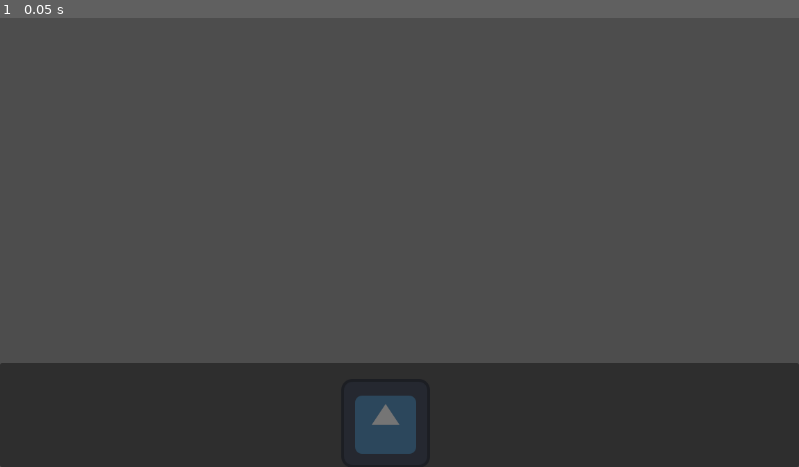
Above: before the commit, frame 1.
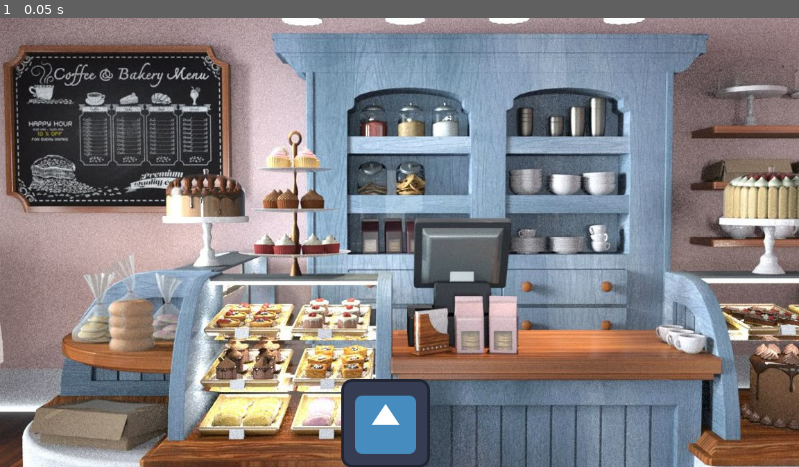
Above: after the commit, the same moment.

Repository: tipaniathebread/the-spirit-sip
Game: Godot game, scene res://main.tscn
Same seed, same stepped clock (60 frames per second), same inputs: the game is played once before the commit and once after it. Before the commit the project has no main scene; this scene is started directly in both runs. The engine's default icon, where the game draws it, is replaced by a stand-in: a white triangle on a blue panel in a dark square.
Inputs:
- Up to frame 1 (0.05 s): no input

The runs differ from the first frame. In frame 1, 93% of the frame differs, in the area x 0-100%, y 0-100%.

Commit message:
dialogue panel added
work on text and name box

Diff:
--- a/the-spirit-sip/dialogue_ui.tscn
+++ b/the-spirit-sip/dialogue_ui.tscn
@@ -1,24 +1,38 @@
 [gd_scene format=3 uid="uid://b6jx56mpui54m"]
+
+[ext_resource type="Texture2D" uid="uid://cfjsoiu6nxfih" path="res://assets/Custom Border and Panels Menu All Part/Border All 11.png" id="1_njptv"]
+
+[sub_resource type="Theme" id="Theme_njptv"]
+
+[sub_resource type="StyleBoxTexture" id="StyleBoxTexture_2x5cq"]
+content_margin_left = 14.0
+content_margin_top = 14.0
+content_margin_right = 14.0
+content_margin_bottom = 14.0
+texture = ExtResource("1_njptv")
+texture_margin_left = 20.0
+texture_margin_top = 20.0
+texture_margin_right = 22.0
+texture_margin_bottom = 24.0
+region_rect = Rect2(320.01956, 63.67882, 63.99655, 65.06952)
 
 [node name="dialogueUI" type="Control" unique_id=556354126]
 layout_mode = 3
 anchors_preset = 15
 anchor_right = 1.0
 anchor_bottom = 1.0
+offset_left = -3.0
+offset_top = 1.0
+offset_right = -3.0
+offset_bottom = 1.0
 grow_horizontal = 2
 grow_vertical = 2
 
-[node name="dialoguebox" type="PanelContainer" parent="." unique_id=1081854655]
-custom_minimum_size = Vector2(0, 150)
-layout_mode = 1
-anchors_preset = 12
-anchor_top = 1.0
-anchor_right = 1.0
-anchor_bottom = 1.0
-grow_horizontal = 2
-grow_vertical = 0
-
-[node name="PanelContainer" type="PanelContainer" parent="." unique_id=608634030]
+[node name="Panel" type="Panel" parent="." unique_id=1988785397]
 layout_mode = 0
-offset_right = 40.0
-offset_bottom = 40.0
+offset_left = 422.0
+offset_top = 420.0
+offset_right = 731.0
+offset_bottom = 578.0
+theme = SubResource("Theme_njptv")
+theme_override_styles/panel = SubResource("StyleBoxTexture_2x5cq")
--- a/the-spirit-sip/main.tscn
+++ b/the-spirit-sip/main.tscn
@@ -1,9 +1,21 @@
 [gd_scene format=3 uid="uid://vhm46b7os4pa"]
 
-[ext_resource type="Texture2D" path="res://cafebackground_2.jpg" id="1_0xm2m"]
+[ext_resource type="Texture2D" uid="uid://dd4bapl0g1xk" path="res://assets/cafebackground_2.jpg" id="1_0xm2m"]
+[ext_resource type="PackedScene" uid="uid://b6jx56mpui54m" path="res://dialogue_ui.tscn" id="1_h2yge"]
 [ext_resource type="PackedScene" uid="uid://cnhidrhlcdg2" path="res://character.tscn" id="2_0xm2m"]
 
 [node name="main" type="Node2D" unique_id=33786229]
+
+[node name="dialogueUI" parent="." unique_id=556354126 instance=ExtResource("1_h2yge")]
+anchors_preset = 0
+anchor_right = 0.0
+anchor_bottom = 0.0
+offset_left = -12.0
+offset_top = 74.0
+offset_right = -12.0
+offset_bottom = 74.0
+grow_horizontal = 1
+grow_vertical = 1
 
 [node name="CanvasLayer" type="CanvasLayer" parent="." unique_id=561248974]
 
@@ -32,12 +44,3 @@
 
 [node name="Character" parent="CanvasLayer2/Control" unique_id=1927939258 instance=ExtResource("2_0xm2m")]
 position = Vector2(0, -23)
-
-[node name="dialoguebox" type="PanelContainer" parent="CanvasLayer2" unique_id=642940111]
-custom_minimum_size = Vector2(0, 150)
-anchors_preset = 12
-anchor_top = 1.0
-anchor_right = 1.0
-anchor_bottom = 1.0
-grow_horizontal = 2
-grow_vertical = 0
--- a/the-spirit-sip/project.godot
+++ b/the-spirit-sip/project.godot
@@ -11,6 +11,7 @@
 [application]
 
 config/name="The Spirit Sip"
+run/main_scene="uid://b6jx56mpui54m"
 config/features=PackedStringArray("4.6", "GL Compatibility")
 config/icon="res://icon.svg"
 
Binary file added: the-spirit-sip/assets/Custom Border and Panels Menu All Part/Border All 1.png
Not shown, added: the-spirit-sip/assets/Custom Border and Panels Menu All Part/Border All 1.png.import
Binary file added: the-spirit-sip/assets/Custom Border and Panels Menu All Part/Border All 10.png
Not shown, added: the-spirit-sip/assets/Custom Border and Panels Menu All Part/Border All 10.png.import
Binary file added: the-spirit-sip/assets/Custom Border and Panels Menu All Part/Border All 11.png
Not shown, added: the-spirit-sip/assets/Custom Border and Panels Menu All Part/Border All 11.png.import
Binary file added: the-spirit-sip/assets/Custom Border and Panels Menu All Part/Border All 12.png
Not shown, added: the-spirit-sip/assets/Custom Border and Panels Menu All Part/Border All 12.png.import
Binary file added: the-spirit-sip/assets/Custom Border and Panels Menu All Part/Border All 13.png
Not shown, added: the-spirit-sip/assets/Custom Border and Panels Menu All Part/Border All 13.png.import
Binary file added: the-spirit-sip/assets/Custom Border and Panels Menu All Part/Border All 14.png
Not shown, added: the-spirit-sip/assets/Custom Border and Panels Menu All Part/Border All 14.png.import
(and 58 more such lines)
